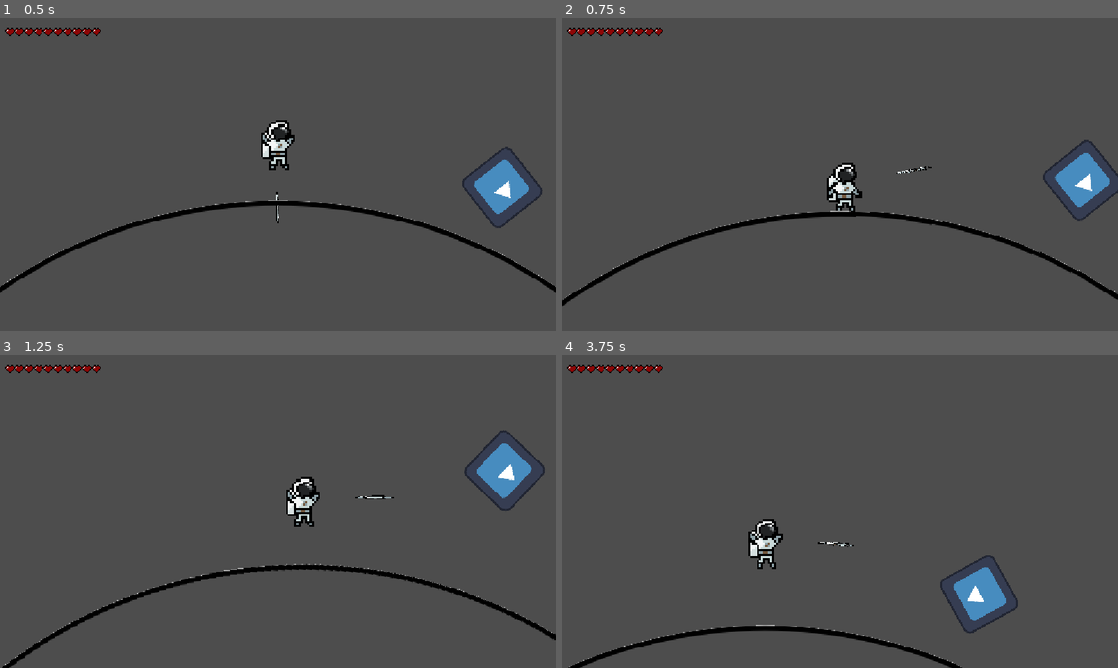
Above: before the commit, frames 1-4 (two rows, left to right).
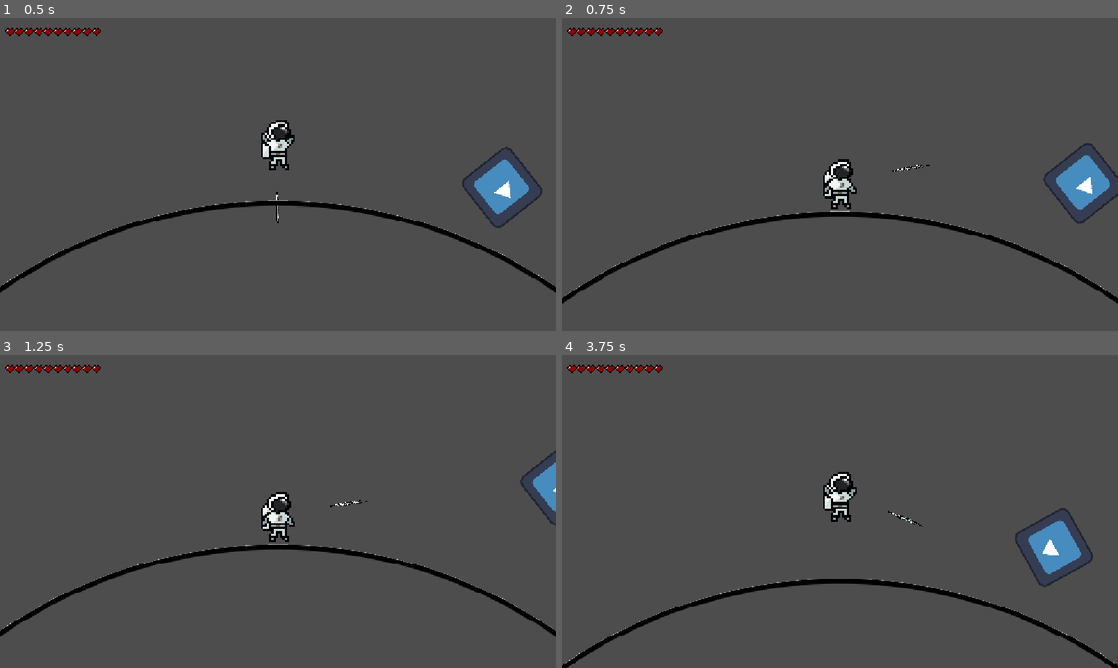
Above: after the commit, the same moments.

Repository: sDANTOSO/whs-overlockers-kiwihacks
Game: Godot game, scene res://Scenes/test_planet2.tscn
Two runs of this game, one before a commit and one after it. Both use one fixed random seed, a clock stepped at 60 frames per second and the inputs below. This scene is started directly instead of the project's main scene. The engine's default icon, where the game draws it, is replaced by a stand-in: a white triangle on a blue panel in a dark square.
Inputs (mouse positions are in pixels of both pictures, inside the frame that each line leads up to):
- Up to frame 1 (0.5 s): no input
- Up to frame 2 (0.75 s): tap Enter (ui_accept) at 0.5 s; move the mouse to (962, 158) at 0.52 s; press the mouse at (962, 158) at 0.53 s; hold Right (ui_right) from 0.53 s (still down)
- Up to frame 3 (1.25 s): keep holding Right (ui_right); tap Enter (ui_accept) at 0.77 s
- Up to frame 4 (3.75 s): move the mouse to (728, 527) at 1.27 s; release Right (ui_right) at 1.28 s; release the mouse at (728, 527) at 1.28 s; hold Left (ui_left) 1.28-2.03 s; tap C (checkpoint) at 1.35 s; tap Enter (ui_accept) at 1.52, 3.02 s; click (728, 527) at 1.55 s; move the mouse to (895, 442) at 2.02 s; press the mouse at (895, 442) at 2.03 s; hold Right (ui_right) 2.03-3.53 s; move the mouse to (812, 574) at 2.77 s; release the mouse at (812, 574) at 2.78 s; click (812, 574) at 2.85 s; move the mouse to (1006, 558) at 3.52 s; hold Left (ui_left) from 3.53 s (still down); hold C (checkpoint) from 3.53 s (still down)

Frame 1 is identical in both runs. In frame 2, 2.3% of the frame differs, in the area x 0-100%, y 38-92%; in frame 3, 6.5%; in frame 4, 6.7%, in the area x 0-100%, y 37-100%.

Commit message:
added some friction to player

Diff:
--- a/fruity-space/Scenes/player.tscn
+++ b/fruity-space/Scenes/player.tscn
@@ -12,6 +12,7 @@
 
 [node name="Player" type="CharacterBody2D" unique_id=281807801 groups=["Player"]]
 script = ExtResource("1_cvnsp")
+jump_velocity = 7
 idleSprite = ExtResource("2_cvnsp")
 jumpSprite = ExtResource("2_6t5aa")
 
--- a/fruity-space/Scripts/hud.gd
+++ b/fruity-space/Scripts/hud.gd
@@ -4,7 +4,6 @@
 const heart = preload("res://Scenes/heart.tscn")
 
 var hearts = []
-
 
 func _ready() -> void:
 	for i in range(0, Globals.max_possible_health):
--- a/fruity-space/Scripts/player.gd
+++ b/fruity-space/Scripts/player.gd
@@ -2,9 +2,11 @@
 
 
 @export var SPEED:float = 300
+@export var FRICTION: float = 0.92;
 var theta:float = 0;
 var magnitude:float = 1200;
 @export var jump_velocity: int = 5
+@export var jumpThreshold: float = 0.3;
 @export var G: int = 10000000
 @onready var shapecast = $ShapeCast2D
 @export var hud: Control;
@@ -55,13 +57,13 @@
 		sprite.texture = jumpSprite;
 		grounded = false;
 	else:
-		if !grounded:
-			direction = 0;
+		#if !grounded:
+		direction *= FRICTION;
 		grounded = true;
 		sprite.texture = idleSprite;
-		if Input.is_action_pressed("primary"):
+		if Input.is_action_just_pressed("primary"):
 			var yVel = max(0,-sin(arrow.rotation))*jump_velocity;
-			if yVel>0:
+			if yVel>jumpThreshold:
 				direction = xDir;
 				magnitude_velocity -= yVel;
 		else:
